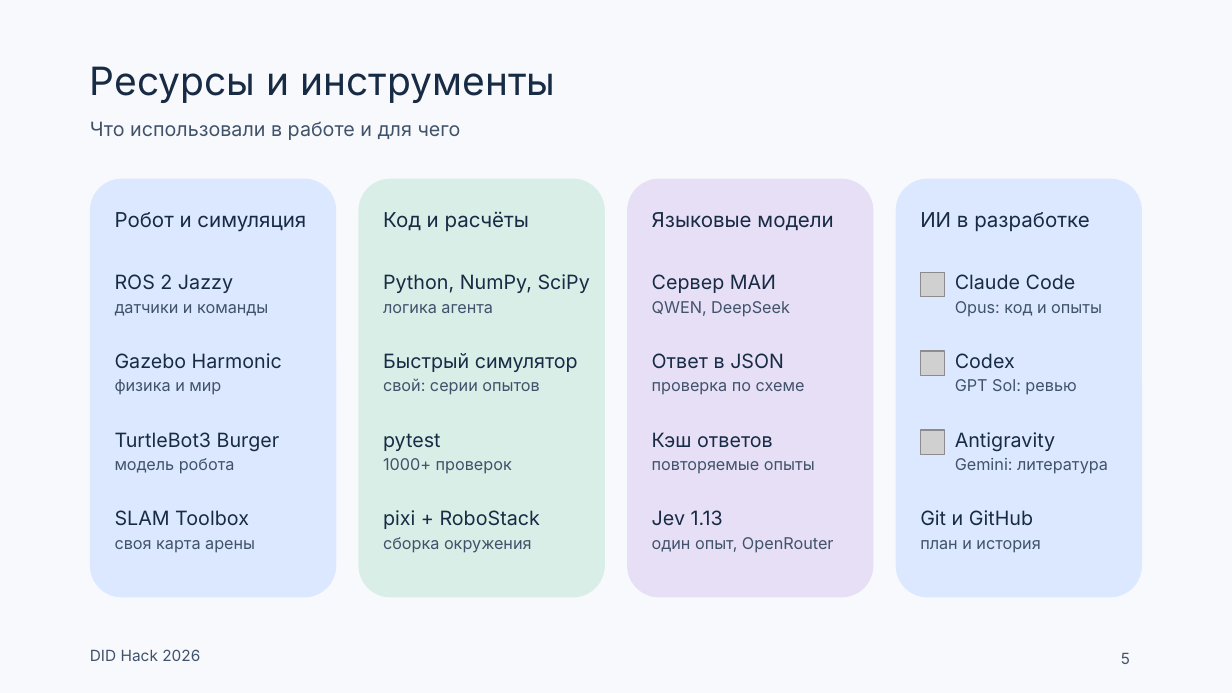
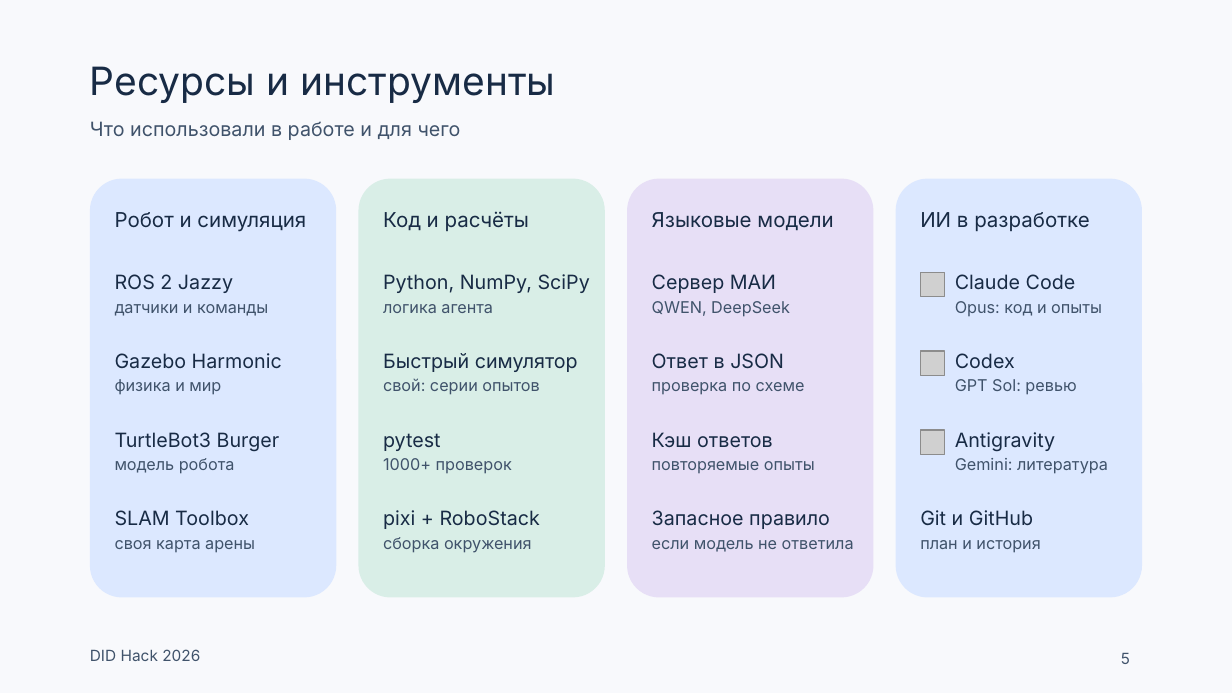
Before and after one commit to Mput13/did-hack, a slide deck: slide 5 of presentation/team/DID_final.pptx. Drawn at 1232x693 pixels with LibreOffice and Linux fonts; fonts in the diff are those of the drawing; grey boxes stand for pictures. Boxes give left, top, right and bottom in pixels: in the first picture for what was removed or moved away, otherwise in the second. Text is boxed around its words. In the diff, an @@ line names an element or a change of style, - is before the commit and + after.

```diff
--- a/presentation/team/DID_final.pptx
+++ b/presentation/team/DID_final.pptx
@@ text at box(652, 510, 854, 552): text changed @@
-Jev 1.13
-один опыт, OpenRouter
+Запасное правило
+если модель не ответила
```
Also in this commit, not shown: 1 other slide changed, 1 slide added, 18 other files.
